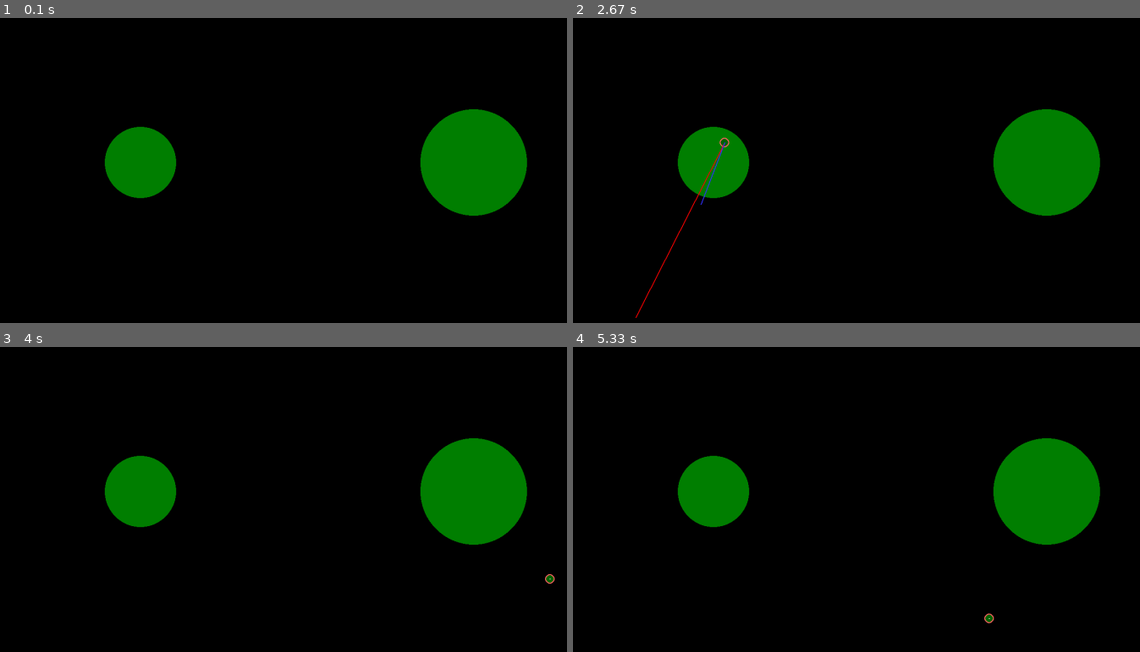
Above: before the commit, frames 1-4 (two rows, left to right).
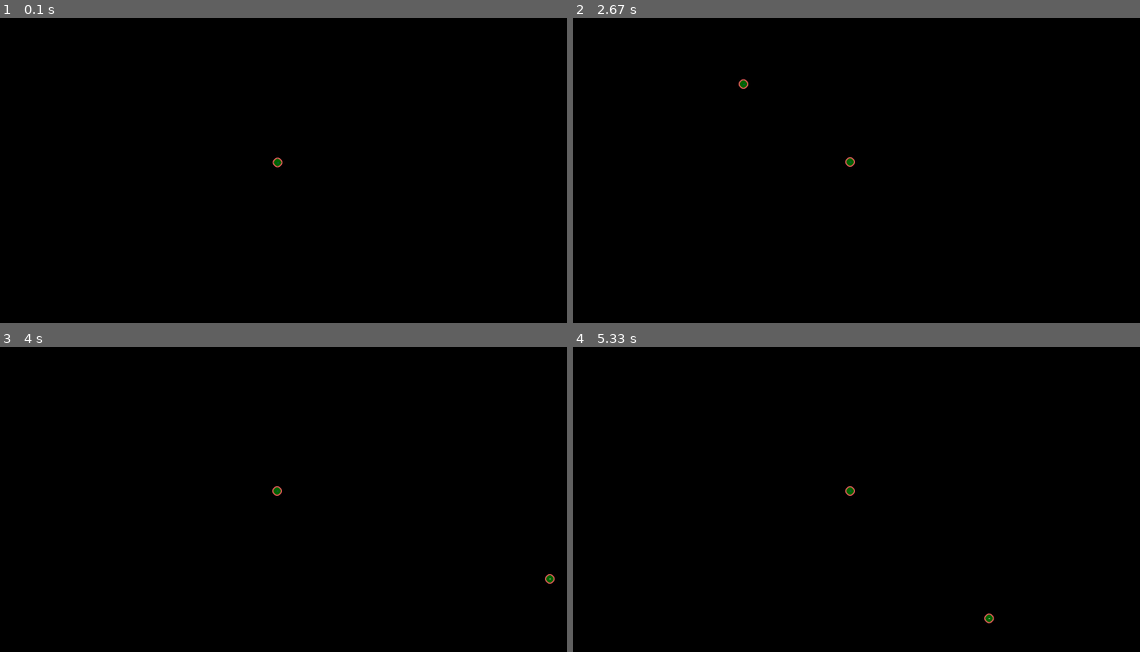
Above: after the commit, the same moments.

Repository: InfinityProgrammers/pygame-and-physic
Game: pygame game, started from gravity/gravity1.py
The game is run twice, just before and just after one commit, with the same random seed, the same clock (stepped at 60 frames per second) and the same inputs.
Inputs (mouse positions are in pixels of both pictures, inside the frame that each line leads up to):
- Up to frame 1 (0.1 s): no input
- Up to frame 2 (2.67 s): click (850, 161) at 0.38 s; click (924, 246) at 0.72 s; click (1128, 295) at 1.05 s; click (669, 88) at 1.38 s; click (850, 210) at 1.72 s; click (743, 85) at 2.05 s; tap Space at 2.33 s
- Up to frame 3 (4 s): click (28, 526) at 2.72 s; click (56, 417) at 3.05 s; click (96, 557) at 3.38 s; click (549, 578) at 3.72 s
- Up to frame 4 (5.33 s): click (618, 633) at 4.05 s; click (612, 514) at 4.38 s; click (890, 597) at 4.72 s; click (986, 618) at 5.05 s

The runs differ from the first frame. In frame 1, 7.6% of the frame differs, in the area x 18-93%, y 29-65%; in frame 2, 7.7%, in the area x 10-93%, y 19-99%; in frame 3, 7.6%; in frame 4, 7.6%.

Commit message:
1 static orb, 1 controled

Diff:
--- a/gravity/config.py
+++ b/gravity/config.py
@@ -13,7 +13,7 @@
 
 ORB_SIZE = 10
 ORB_COLOR = (255, 100, 100)
-ORB_MASS = 10 ** 5
+ORB_MASS = 10 ** 9
 
 DRAW_S_VEC = True
 DRAW_ACC_VEC = True
--- a/gravity/gravity1.py
+++ b/gravity/gravity1.py
@@ -69,8 +69,7 @@
 
 def redraw(): #TODO list of elements to draw
     win.fill((0, 0, 0))
-    planet1.Draw() #draw planet
-    planet2.Draw()
+    orb.Draw()
     ball.Draw()
 
 def line(pos): #drawing line
@@ -99,10 +98,8 @@
         object2.vel.y += -acc.y
         object2.movement()
 
-planet1 = Planet(win,PLANET_POS.x,PLANET_POS.y,PLANET_MASS,PLANET_SIZE,PLANET_COLOR)
-planet1.Draw()
-planet2 = Planet(win,PLANET_POS.x+700,PLANET_POS.y,PLANET_MASS*3/2,PLANET_SIZE*3/2,PLANET_COLOR)
-planet2.Draw()
+orb = Orb(win,800,400,ORB_MASS,ORB_SIZE,ORB_COLOR,True)
+orb.Draw()
 
 while True:
     delta+= clock.tick()/1000.0
@@ -129,5 +126,4 @@
             if not space:
                 line(m_pos)
             else:
-                Gravity(ball,planet1)
-                Gravity(ball,planet2)
+                Gravity(ball,orb)
